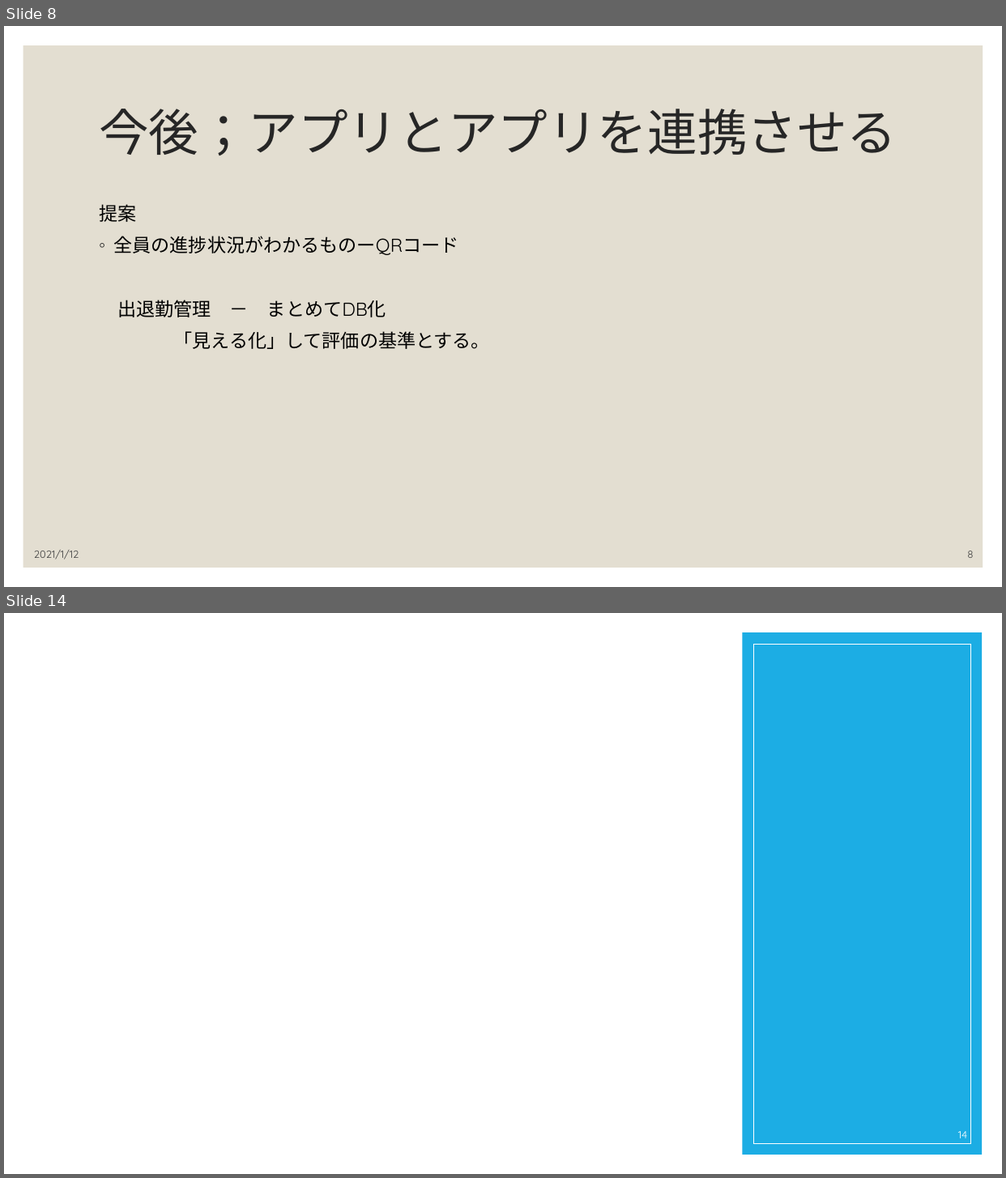
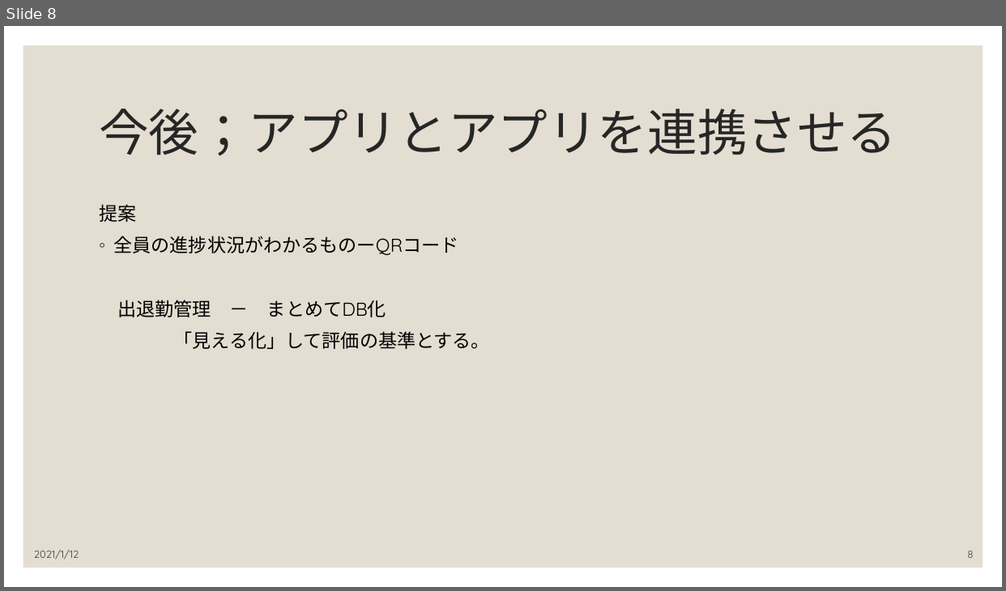
Before and after one commit to karm3104/PolyTech, a slide deck: 事例調査/034780スマート生産チャットボット.pptx. Shown one above the other, each under a label of ours: slides 8 and 14 before the commit, slide 8 after it; the slides between them are not shown. The pictures are 1006x1178 and 1006x591 pixels, drawn with LibreOffice and Linux fonts; fonts in the diff are those of the drawing. Boxes give left, top, right and bottom in pixels: in the first picture for what was removed or moved away, otherwise in the second. Text is boxed around its words. In the diff, an @@ line names an element or a change of style, - is before the commit and + after.

```diff
--- a/事例調査/034780スマート生産チャットボット.pptx
+++ b/事例調査/034780スマート生産チャットボット.pptx
@@ slide 14 removed at (4,613,1002,1174), background #FFFFFF @@
@@ rectangle removed at (742,632,982,1155) @@
@@ rectangle removed at (753,644,970,1144) @@
@@ page number removed at (958,1131,967,1139) @@
-14
```
Also in this commit, not shown: 4 slides changed, 2 slides added, 3 other slides removed, 4 other files.
